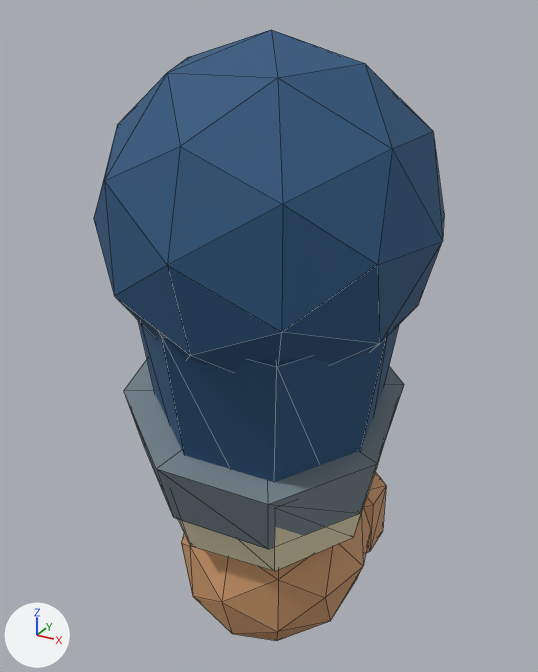
Two versions of the glTF model assets/models/units/musketeer_advanced/ForearmLeft.glb, one commit apart.
Before and after are seen from a camera (50 mm lens) standing at (0.166, -0.304, 0.09) and looking at (-0.018, 0.031, -0.077). Every picture has the same lights, and +X, +Y and +Z are marked at lower left. The older version comes first. Mesh edges are drawn as thin lines. Vertices at exactly the same position are counted once.

In view in the first picture: 'Sculpture'.
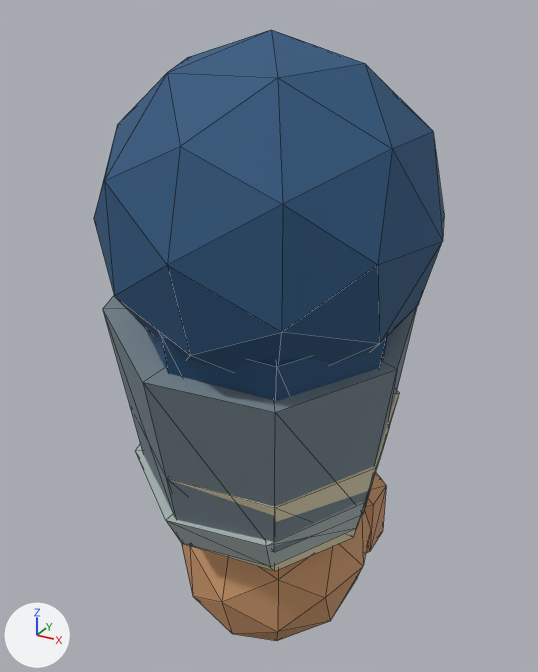
Pixel boxes [x1, y1, x2, y2] of what changed, in the pictures (538 x 672 px; the box of a moved part takes in the faces that stretch with it):
```json
{"part": 1, "of": "me_sculpture", "change": "added", "after": [135, 427, 390, 567]}
{"part": 2, "of": "me_sculpture", "change": "moved or reshaped", "before": [124, 360, 404, 549], "after": [103, 296, 417, 552]}
```

The change, as JSON lines over the scene's bpy script:
```json
{"block": "me_sculpture", "where": "# used by ob_sculpture; location = (0.0, 0.0, 0.0)"}
{"op": "remove", "block": "me_sculpture", "code": "me_sculpture.from_pydata(...)  # 162 vertices, 300 faces; spans x -0.093..0.083, y -0.083..0.125, z -0.3..0.082"}
{"op": "add", "block": "me_sculpture", "code": "me_sculpture.from_pydata(...)  # 180 vertices, 332 faces; spans x -0.098..0.083, y -0.083..0.125, z -0.3..0.082"}
{"block": "me_sculpture", "change": "me_sculpture part 1: a new loose piece of 18 vertices spanning x -0.098..0.05, y -0.039..0.106, z -0.19..-0.128, in mat_unitsurface"}
{"block": "me_sculpture", "change": "me_sculpture part 2"}
{"block": "me_sculpture", "change": "18 vertices move from x -0.093..0.059, y -0.052..0.103, z -0.173..-0.081 to x -0.094..0.069, y -0.068..0.105, z -0.174..-0.027"}
```
